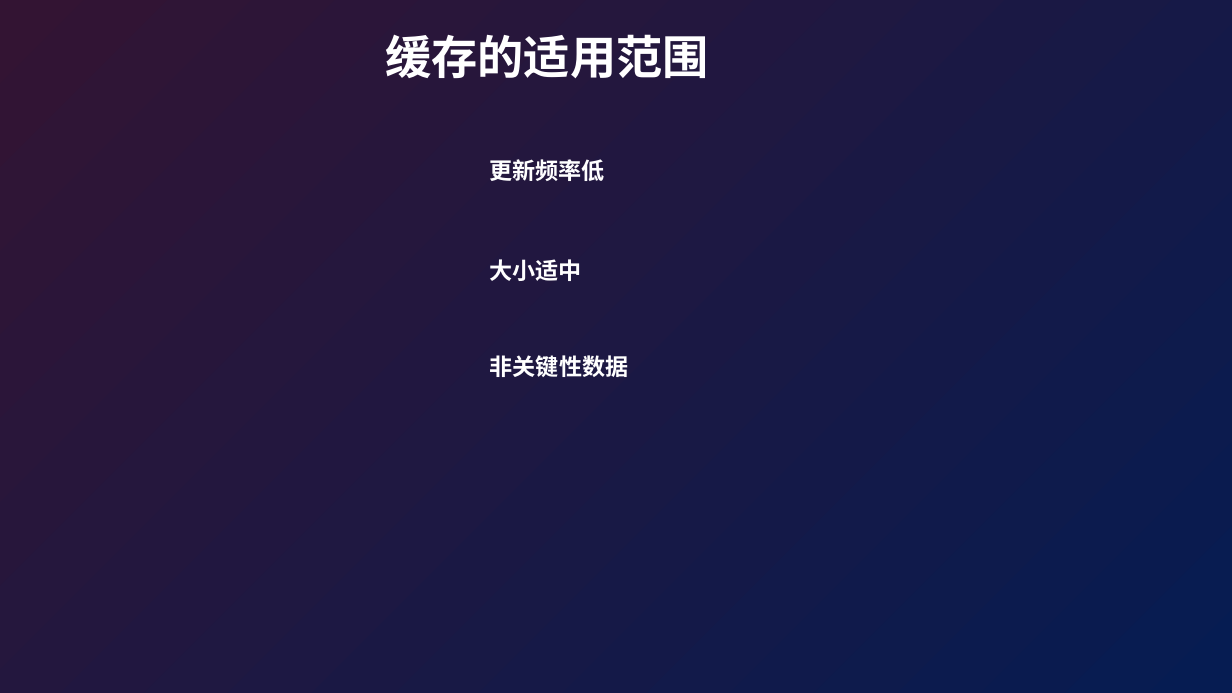
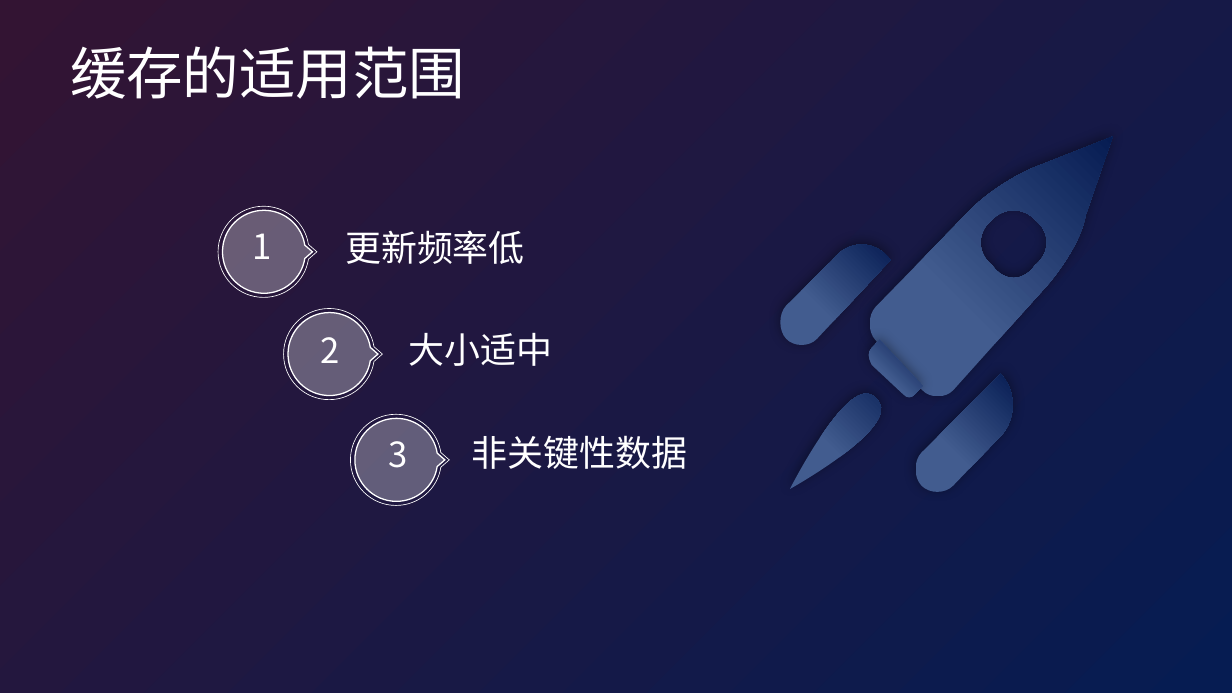
Before and after one commit to zhanghs8801/ResearchLab, a slide deck: slide 3 of doc/Cache.pptx. Drawn at 1232x693 pixels with LibreOffice and Linux fonts; fonts in the diff are those of the drawing. Boxes give left, top, right and bottom in pixels: in the first picture for what was removed or moved away, otherwise in the second. Text is boxed around its words. In the diff, an @@ line names an element or a change of style, - is before the commit and + after.

```diff
--- a/doc/Cache.pptx
+++ b/doc/Cache.pptx
@@ text "缓存的适用范围": place and size @@
-text "缓存的适用范围" at <box>385,34,708,78</box>
+text "缓存的适用范围" at <box>70,46,465,99</box>
@@ text "缓存的适用范围" at <box>70,46,465,99</box>: size 36 to 44 pt, bold off @@
@@ text "更新频率低": place and size @@
-text "更新频率低" at <box>489,159,604,181</box>
+text "更新频率低" at <box>345,230,524,264</box>
@@ size 18 to 28 pt, font Calibri to Noto Sans CJK SC, bold off; alignment right to left in 3 elements at <box>345,230,524,264</box>, <box>472,435,687,469</box>, <box>409,332,553,366</box> @@
@@ text "大小适中": place and size @@
-text "大小适中" at <box>489,259,581,281</box>
+text "大小适中" at <box>409,332,553,366</box>
@@ group added at <box>778,137,1113,494</box>: 5 freeform shapes @@
@@ group added at <box>218,206,449,506</box>: 6 freeform shapes, 3 texts @@
+1
+2
+3
@@ text "非关键性数据": place and size @@
-text "非关键性数据" at <box>490,355,629,377</box>
+text "非关键性数据" at <box>472,435,687,469</box>
```
Also in this commit, not shown: 3 other slides changed, 4 slides added, 1 slide removed.
